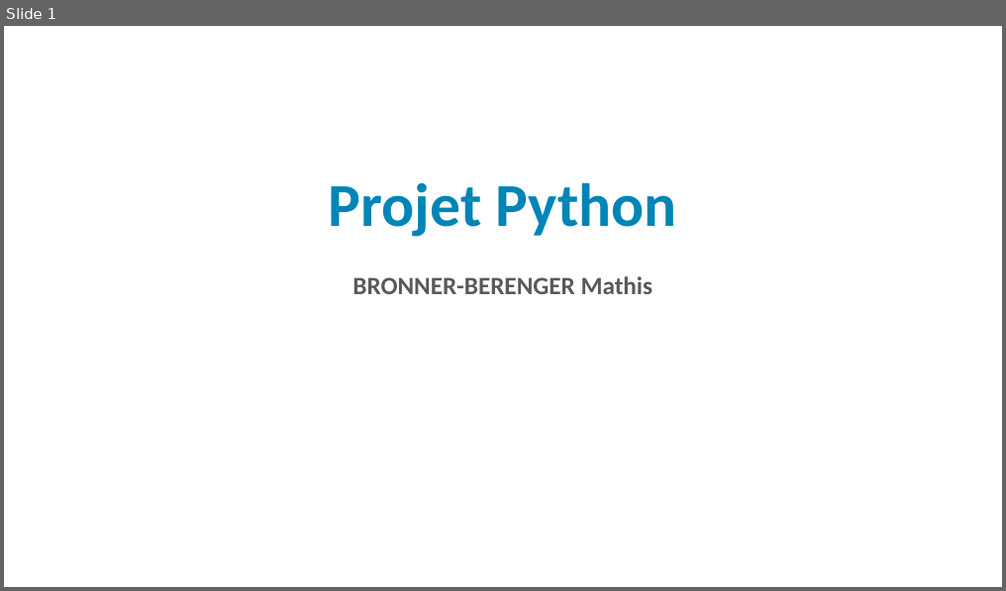
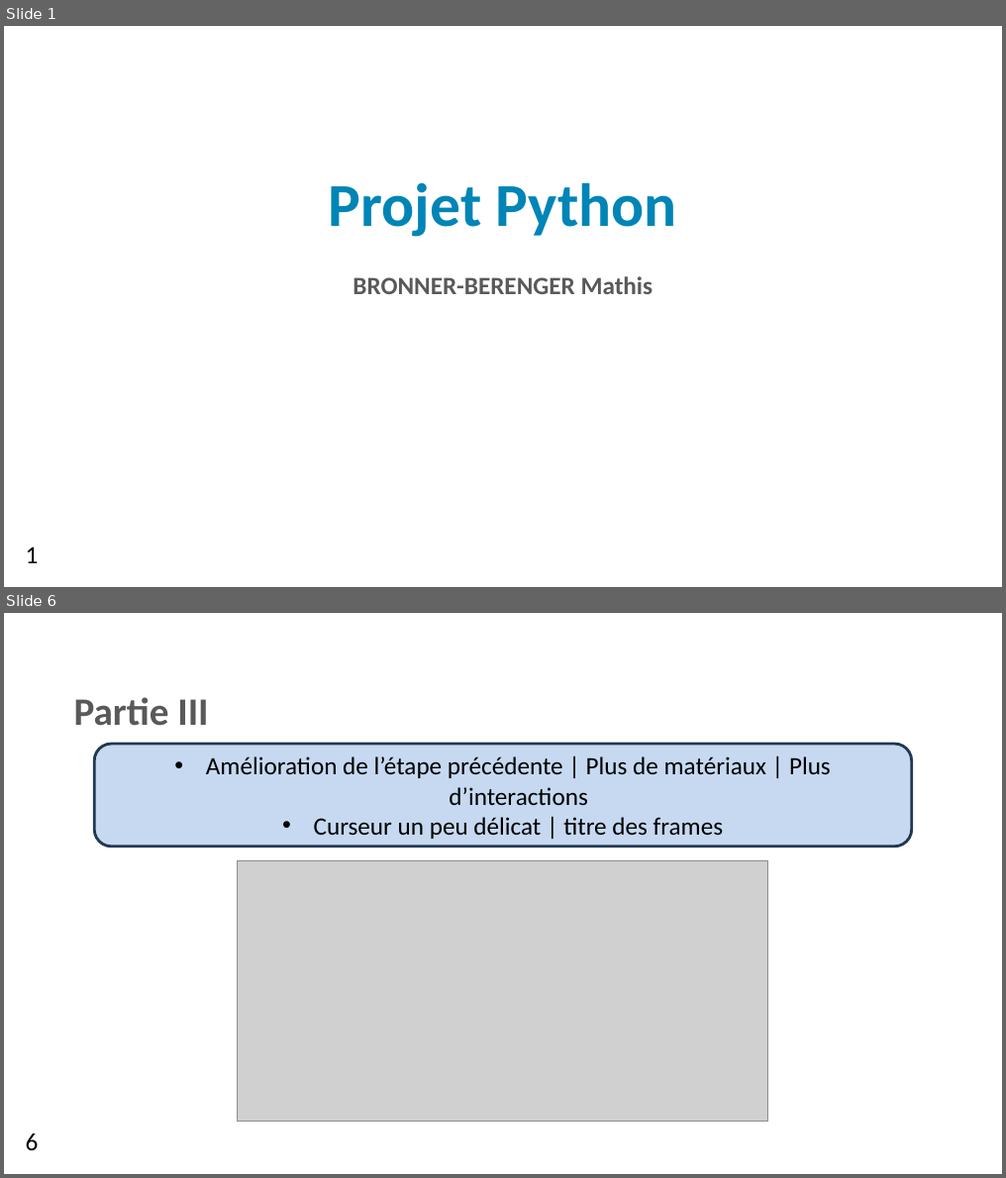
Before and after one commit to matmat201/Python_Project_M1, a slide deck: Présentation_Projet_Python.pptx. Shown one above the other, each under a label of ours: slide 1 before the commit, slides 1 and 6 after it; the slides between them are not shown. The pictures are 1006x591 and 1006x1178 pixels, drawn with LibreOffice and Linux fonts; fonts in the diff are those of the drawing; grey boxes stand for pictures; background and template pictures are left out. Boxes give left, top, right and bottom in pixels: in the first picture for what was removed or moved away, otherwise in the second. Text is boxed around its words. In the diff, an @@ line names an element or a change of style, - is before the commit and + after.

```diff
--- a/Présentation_Projet_Python.pptx
+++ b/Présentation_Projet_Python.pptx
@@ slide 6 added at (4, 613, 1002, 1174), background picture (left out) @@
@@ text added at (74, 697, 208, 726), 28 pt, text #595959, bold @@
+Partie III
@@ rounded rectangle added at (95, 744, 912, 847), fill #C6D9F1, outline #233953 2 pt, 18 pt, text #000000 @@
+• Amélioration de l’étape précédente | Plus de matériaux | Plus d’interactions
+• Curseur un peu délicat | titre des frames
@@ picture added at (238, 861, 768, 1122) @@
@@ text added at (26, 1134, 39, 1151), 18 pt, text #000000 @@
+6
@@ slide 1 changed as well @@
@@ text added at (26, 547, 39, 564), 18 pt, text #000000 @@
+1
```
Also in this commit, not shown: 10 other slides added, 1 slide removed.
